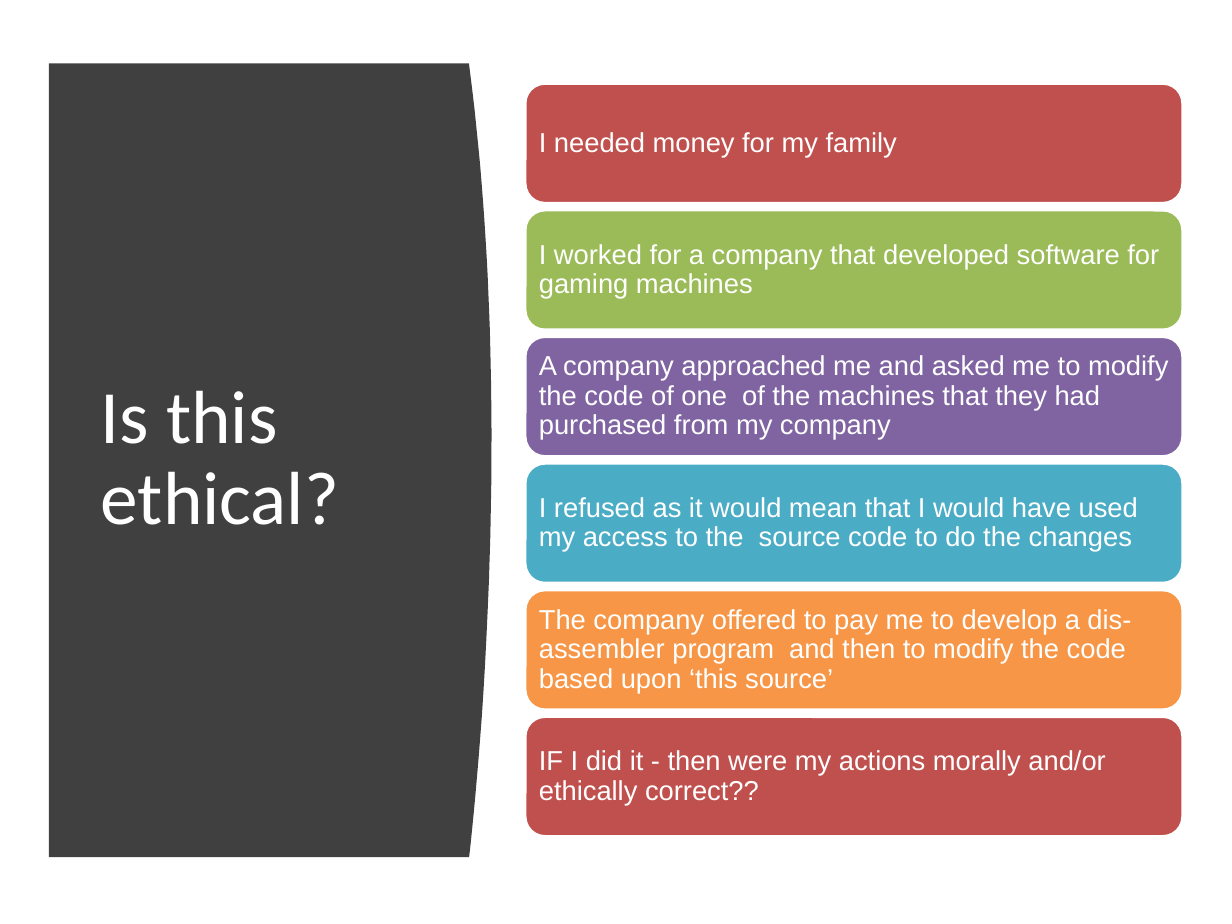
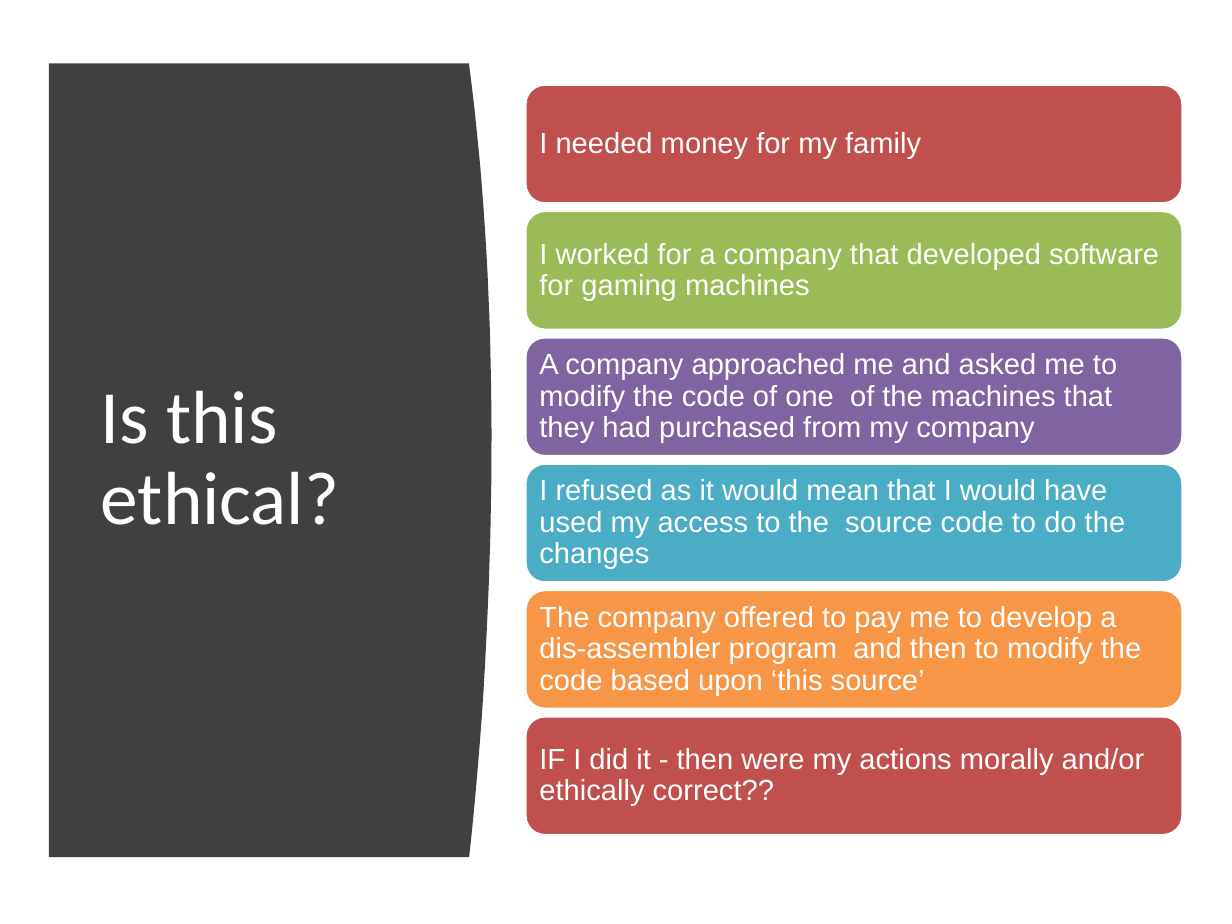
Before and after one commit to M4rk3h/uniWork, a slide deck: slide 8 of dissertation/lectures/Project Seminar 5 - LSEPI.pptx. Drawn at 1232x924 pixels with LibreOffice and Linux fonts; fonts in the diff are those of the drawing. Boxes give left, top, right and bottom in pixels: in the first picture for what was removed or moved away, otherwise in the second. Text is boxed around its words. In the diff, an @@ line names an element or a change of style, - is before the commit and + after.

```diff
--- a/dissertation/lectures/Project Seminar 5 - LSEPI.pptx
+++ b/dissertation/lectures/Project Seminar 5 - LSEPI.pptx
@@ size 16 to 17 pt in 6 elements at box(539, 353, 1117, 442), box(539, 479, 1125, 569), box(539, 606, 1141, 695), box(539, 748, 1145, 806), box(539, 132, 921, 158), box(539, 243, 1159, 300) @@
```
Also in this commit, not shown: 9 other slides changed, 2 other files.
